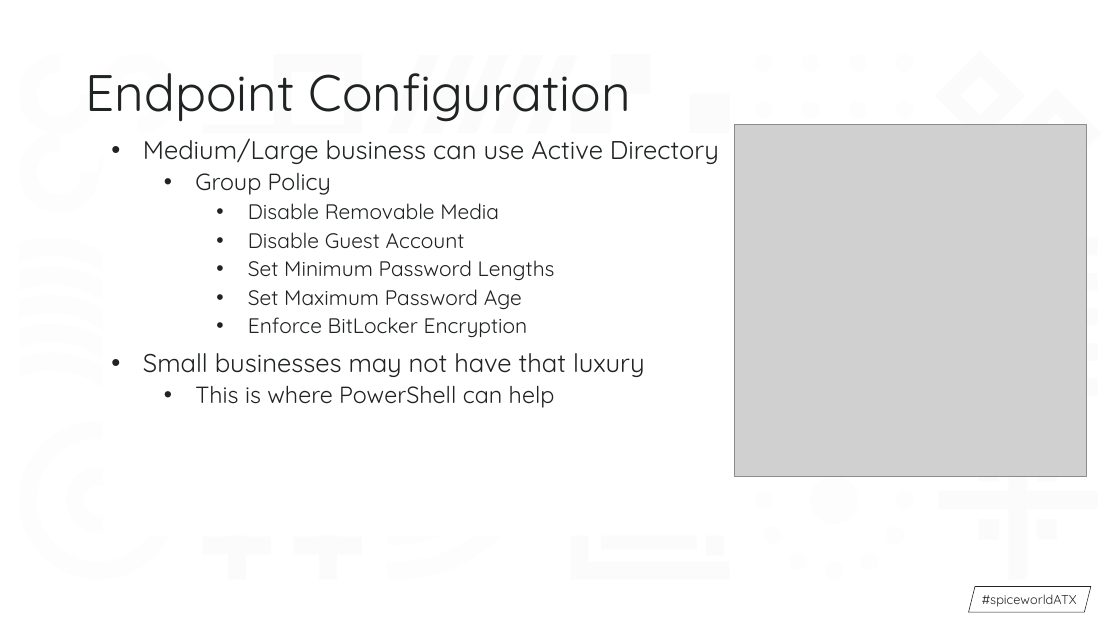
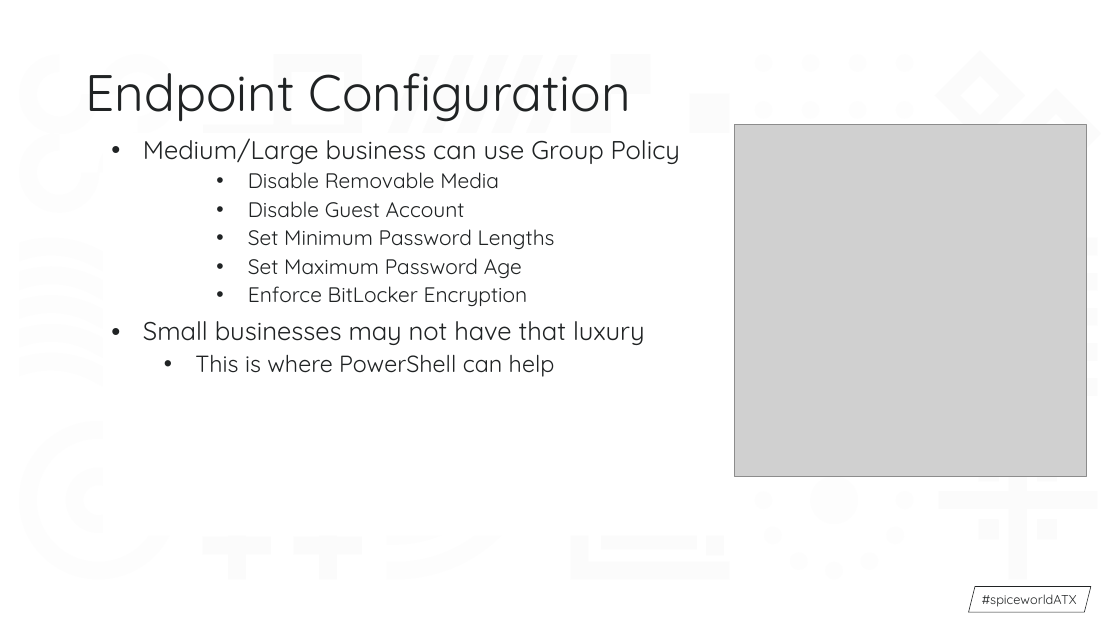
Before and after one commit to nalmiron/Spiceworld2019, a slide deck: slide 6 of SecurityDefense/SpiceWorld2019_PowerShell Scripting for Security Defense.pptx. Drawn at 1120x630 pixels with LibreOffice and Linux fonts; fonts in the diff are those of the drawing; grey boxes stand for pictures; background and template pictures are left out. Boxes give left, top, right and bottom in pixels: in the first picture for what was removed or moved away, otherwise in the second. Text is boxed around its words. In the diff, an @@ line names an element or a change of style, - is before the commit and + after.

Commit message:
Made some small changes

```diff
--- a/SecurityDefense/SpiceWorld2019_PowerShell Scripting for Security Defense.pptx
+++ b/SecurityDefense/SpiceWorld2019_PowerShell Scripting for Security Defense.pptx
@@ text at (x1=143, y1=138, x2=680, y2=164): text changed @@
-• Medium/Large business can use Active Directory
-  • Group Policy
+• Medium/Large business can use Group Policy
```
